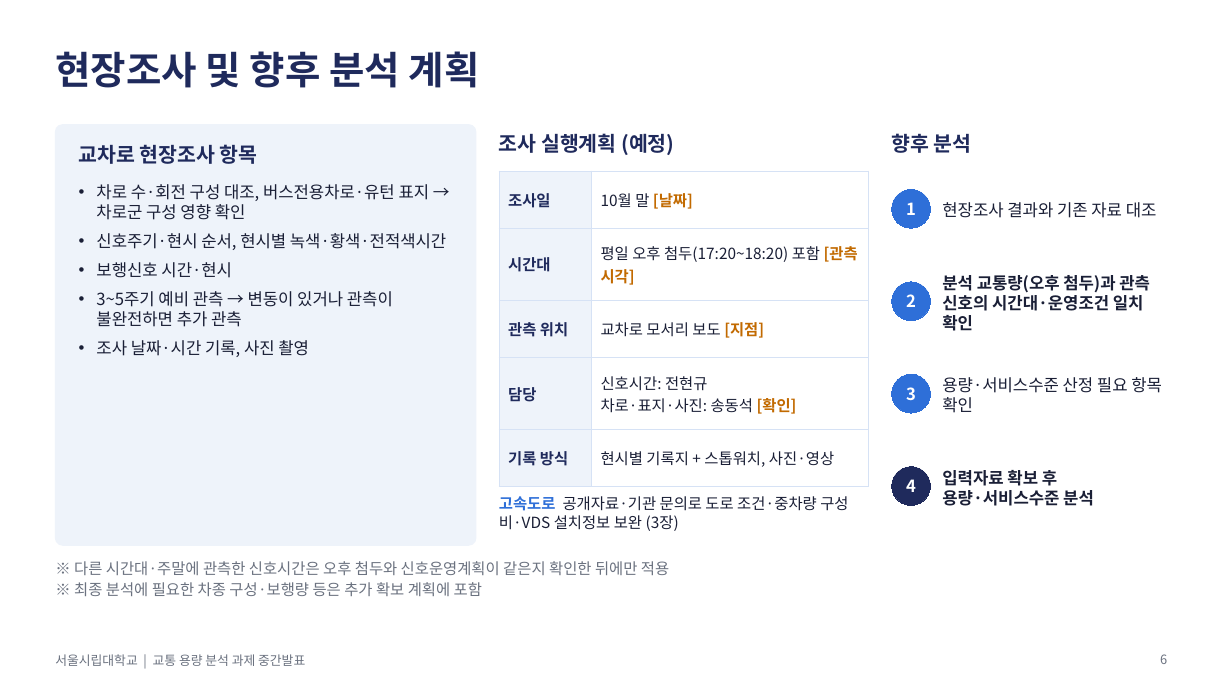
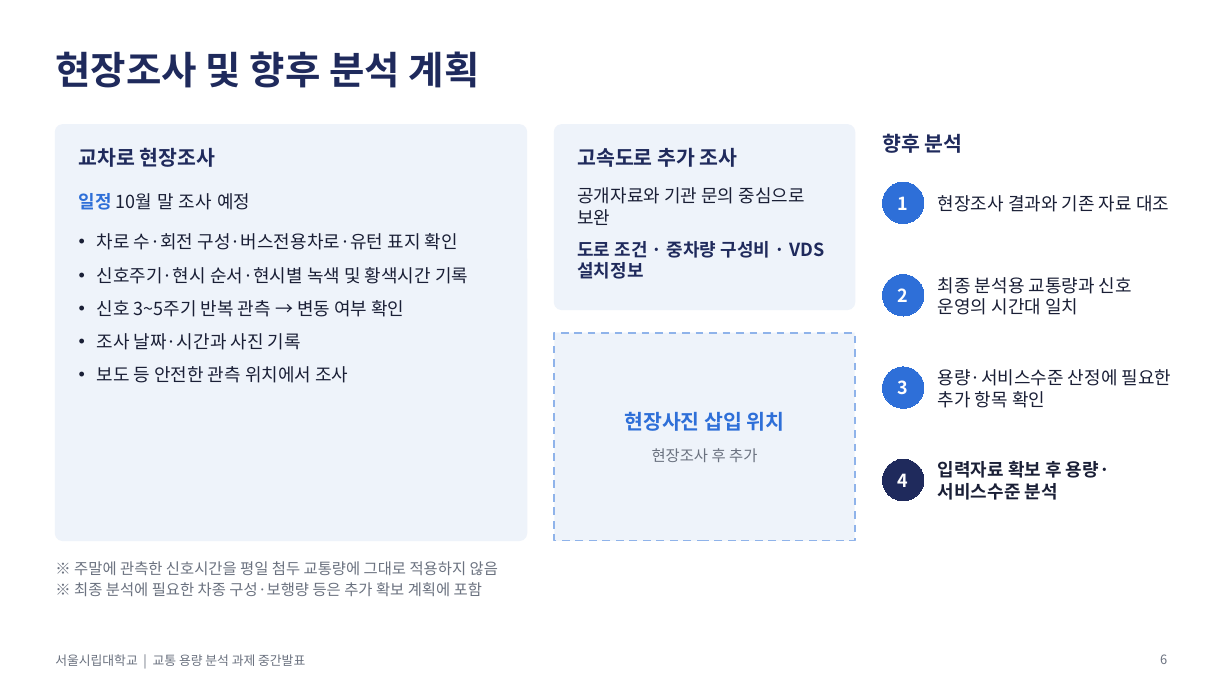
Before and after one commit to JeonHyunGyu/Claude, a slide deck: slide 6 of 교통용량분석_중간발표.pptx. Drawn at 1232x693 pixels with LibreOffice and Linux fonts; fonts in the diff are those of the drawing. Boxes give left, top, right and bottom in pixels: in the first picture for what was removed or moved away, otherwise in the second. Text is boxed around its words. In the diff, an @@ line names an element or a change of style, - is before the commit and + after.

```diff
--- a/교통용량분석_중간발표.pptx
+++ b/교통용량분석_중간발표.pptx
@@ rounded rectangle: place and size @@
-rounded rectangle at <box>55,125,476,545</box>
+rounded rectangle at <box>55,125,527,541</box>
@@ text at <box>79,147,215,167</box>: text changed @@
-교차로 현장조사 항목
+교차로 현장조사
@@ rounded rectangle added at <box>555,125,855,310</box>, fill #EEF3FA, outline #EEF3FA 1 pt @@
@@ text added at <box>577,147,738,167</box>, 16 pt, text #1F2A5C, bold @@
+고속도로 추가 조사
@@ text "향후 분석": place and size @@
-text "향후 분석" at <box>892,133,972,153</box>
+text "향후 분석" at <box>882,133,963,153</box>
@@ table removed at <box>499,171,869,471</box>, 5 rows, 2 columns @@
-조사일 | 10월 말 [날짜]
-시간대 | 평일 오후 첨두(17:20~18:20) 포함 [관측 시각]
-관측 위치 | 교차로 모서리 보도 [지점]
-담당 | 신호시간: 전현규 / 차로·표지·사진: 송동석 [확인]
-기록 방식 | 현시별 기록지 + 스톱워치, 사진·영상
@@ text at <box>79,193,250,210</box>: text changed; size 16 to 14 pt; text colour #1F2A5C to #1A1F36; bold off @@
-조사 실행계획 (예정)
+일정 10월 말 조사 예정
@@ text at <box>577,187,824,279</box>: text changed; size 12 to 14 pt; text colour #1A1F36 to #1F2A5C; bold on @@
-고속도로 공개자료·기관 문의로 도로 조건·중차량 구성비·VDS 설치정보 보완 (3장)
+공개자료와 기관 문의 중심으로 보완
+도로 조건 · 중차량 구성비 · VDS 설치정보
@@ ellipse "1": place and size @@
-ellipse "1" at <box>892,189,931,228</box>
+ellipse "1" at <box>883,182,924,224</box>
@@ text at <box>97,233,468,383</box>: text changed; size 13 to 14 pt @@
-• 차로 수·회전 구성 대조, 버스전용차로·유턴 표지 → 차로군 구성 영향 확인
-• 신호주기·현시 순서, 현시별 녹색·황색·전적색시간
-• 보행신호 시간·현시
-• 3~5주기 예비 관측 → 변동이 있거나 관측이 불완전하면 추가 관측
-• 조사 날짜·시간 기록, 사진 촬영
+• 차로 수·회전 구성·버스전용차로·유턴 표지 확인
+• 신호주기·현시 순서·현시별 녹색 및 황색시간 기록
+• 신호 3~5주기 반복 관측 → 변동 여부 확인
+• 조사 날짜·시간과 사진 기록
+• 보도 등 안전한 관측 위치에서 조사
@@ ellipse "2": place and size @@
-ellipse "2" at <box>892,282,931,321</box>
+ellipse "2" at <box>883,274,924,316</box>
@@ text at <box>938,277,1132,315</box>: text changed; size 13 to 14 pt; bold off @@
-분석 교통량(오후 첨두)과 관측 신호의 시간대·운영조건 일치 확인
+최종 분석용 교통량과 신호 운영의 시간대 일치
@@ rectangle added at <box>555,333,855,541</box>, fill #EEF3FA, outline #8FB3EA 1.5 pt dashed @@
@@ ellipse "3": place and size @@
-ellipse "3" at <box>892,374,931,413</box>
+ellipse "3" at <box>883,367,924,409</box>
@@ text at <box>938,369,1172,408</box>: text changed; size 13 to 14 pt @@
-용량·서비스수준 산정 필요 항목 확인
+용량·서비스수준 산정에 필요한 추가 항목 확인
@@ text added at <box>625,411,785,462</box>, 16 pt, text #2E6FD8, bold @@
+현장사진 삽입 위치
+현장조사 후 추가
@@ size 13 to 14 pt in 5 elements at <box>938,195,1169,212</box>, <box>883,367,924,409</box>, <box>883,182,924,224</box>, <box>883,274,924,316</box>, <box>883,459,924,501</box> @@
@@ ellipse "4": place and size @@
-ellipse "4" at <box>892,467,931,506</box>
+ellipse "4" at <box>883,459,924,501</box>
@@ text at <box>938,461,1110,500</box>: text changed; size 13 to 14 pt @@
-입력자료 확보 후
-용량·서비스수준 분석
+입력자료 확보 후 용량·서비스수준 분석
@@ text at <box>74,561,498,575</box>: text changed @@
-※ 다른 시간대·주말에 관측한 신호시간은 오후 첨두와 신호운영계획이 같은지 확인한 뒤에만 적용
+※ 주말에 관측한 신호시간을 평일 첨두 교통량에 그대로 적용하지 않음
```
Also in this commit, not shown: 5 other slides changed.
